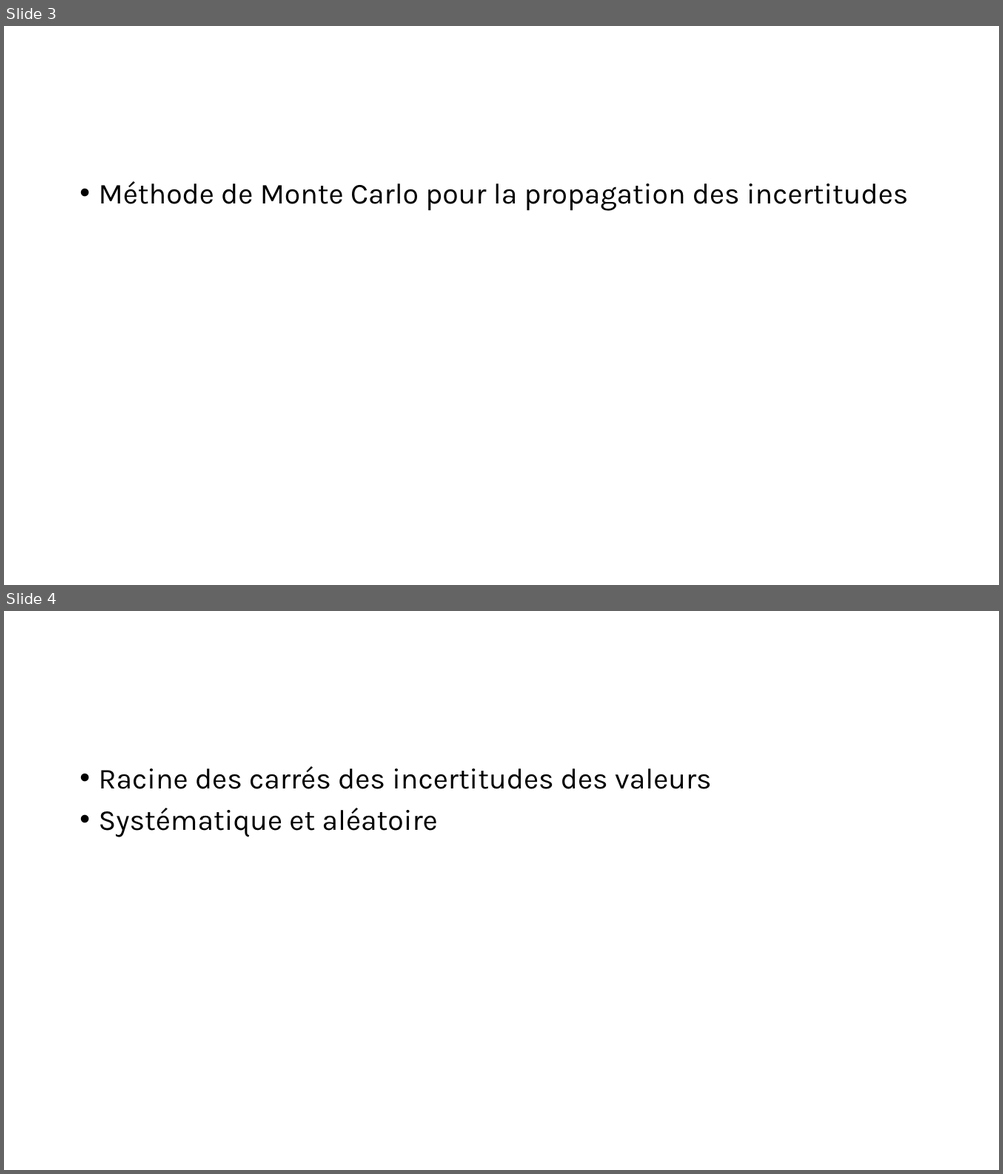
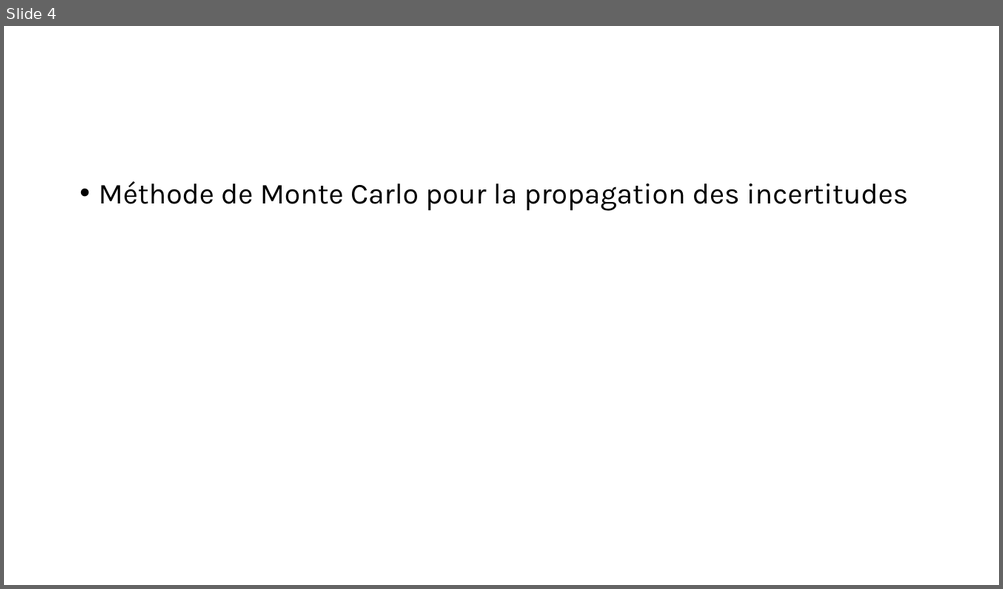
Before and after one commit to antoine-pt/MEC8211, a slide deck: MEC8211-Devoir3.pptx. Shown one above the other, each under a label of ours: slides 3 and 4 before the commit, slide 4 after it. The pictures are 1003x1174 and 1003x589 pixels, drawn with LibreOffice and Linux fonts; fonts in the diff are those of the drawing; grey boxes stand for pictures. Boxes give left, top, right and bottom in pixels: in the first picture for what was removed or moved away, otherwise in the second. Text is boxed around its words. In the diff, an @@ line names an element or a change of style, - is before the commit and + after.

```diff
--- a/MEC8211-Devoir3.pptx
+++ b/MEC8211-Devoir3.pptx
@@ slide 4 removed at [4,611,999,1170], background #FFFFFF @@
@@ text removed at [99,766,711,837] @@
-• Racine des carrés des incertitudes des valeurs
-• Systématique et aléatoire
@@ what was slide 3 is now slide 4 @@
```
Also in this commit, not shown: 1 slide changed, 3 slides added.
